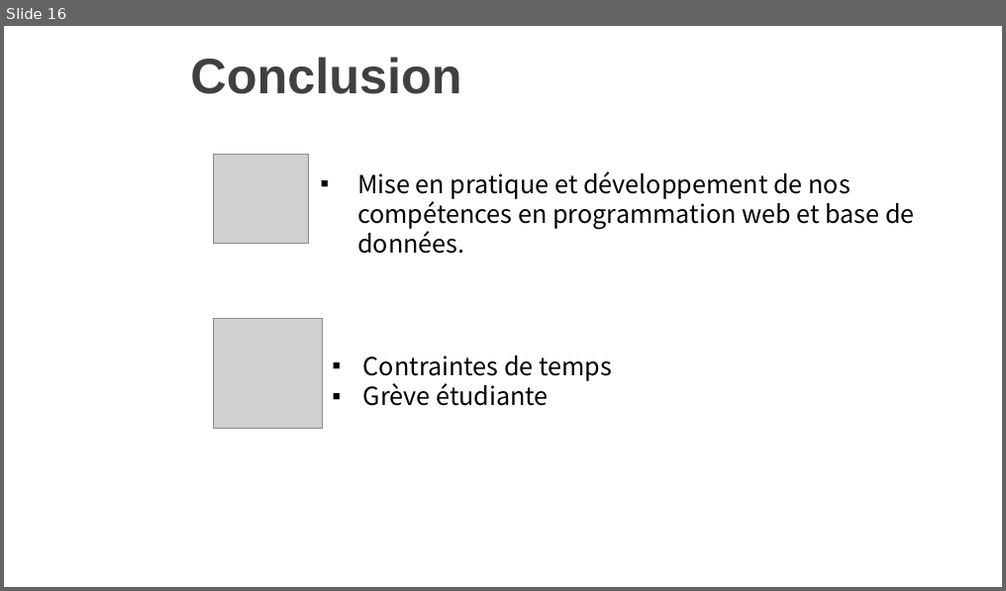
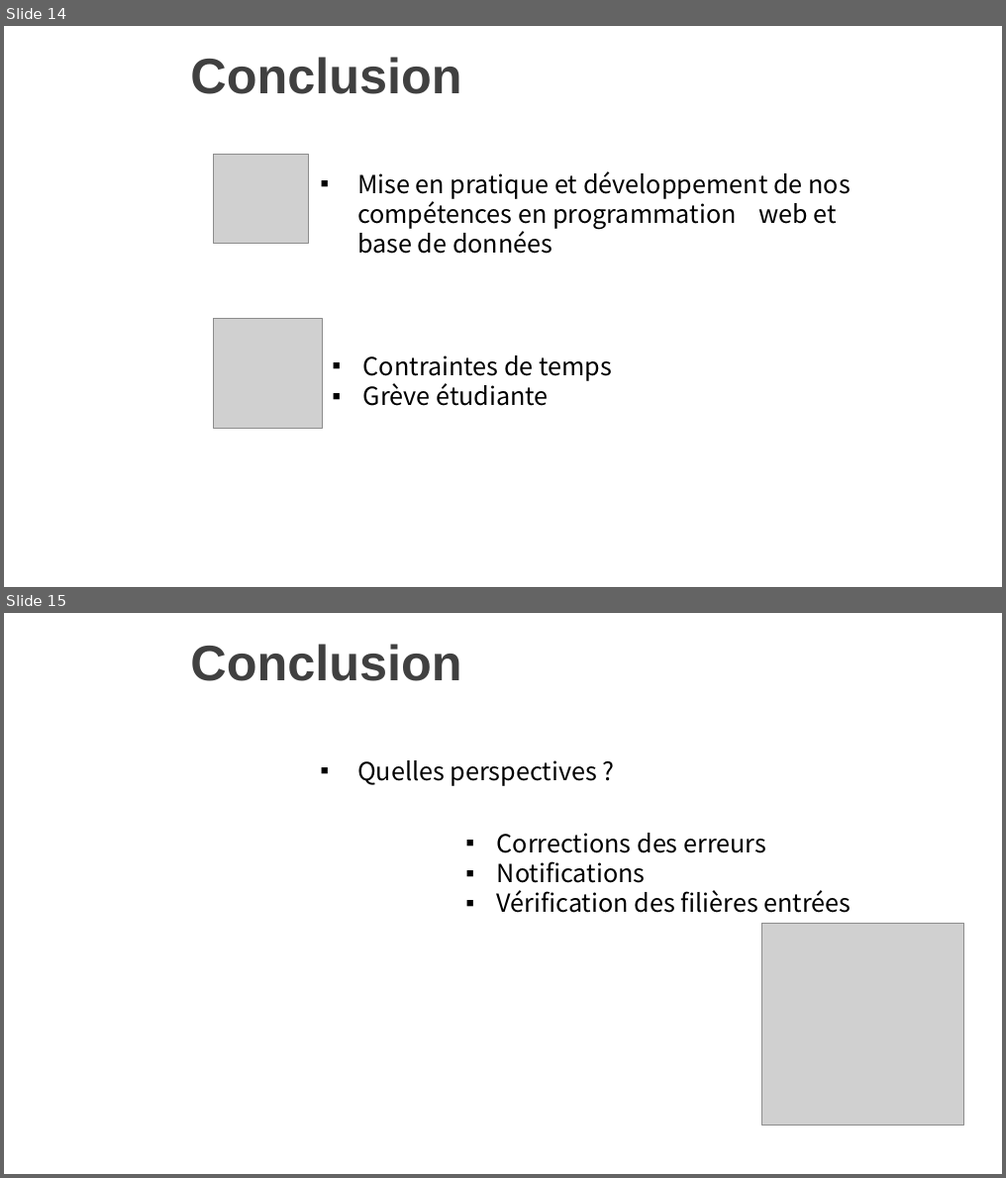
Before and after one commit to zeknoun/yourjob1, a slide deck: Presentation_projet.pptx. Shown one above the other, each under a label of ours: slide 16 before the commit, slides 14 and 15 after it. The pictures are 1006x591 and 1006x1178 pixels, drawn with LibreOffice and Linux fonts; fonts in the diff are those of the drawing; grey boxes stand for pictures; background and template pictures are left out. Boxes give left, top, right and bottom in pixels: in the first picture for what was removed or moved away, otherwise in the second. Text is boxed around its words. In the diff, an @@ line names an element or a change of style, - is before the commit and + after.

```diff
--- a/Presentation_projet.pptx
+++ b/Presentation_projet.pptx
@@ slide 15 added at bbox=[4, 613, 1002, 1174], background picture (left out) @@
@@ title added at bbox=[190, 644, 461, 681], 36 pt, text #404040, bold @@
+Conclusion
@@ text added at bbox=[357, 761, 597, 786], 18 pt, text #000000 @@
+▪ Quelles perspectives ?
@@ text added at bbox=[497, 833, 851, 913], 18 pt, text #000000 @@
+▪ Corrections des erreurs
+▪ Notifications
+▪ Vérification des filières entrées
@@ picture added at bbox=[761, 923, 964, 1126] @@
@@ what was slide 16 is now slide 14 @@
@@ slide 14 changed as well @@
@@ text at bbox=[357, 172, 849, 254]: text changed @@
-▪ Mise en pratique et développement de nos compétences en programmation web et base de données.
+▪ Mise en pratique et développement de nos compétences en programmation web et base de données
```
Also in this commit, not shown: 8 other slides changed, 4 other slides added, 6 slides removed.
